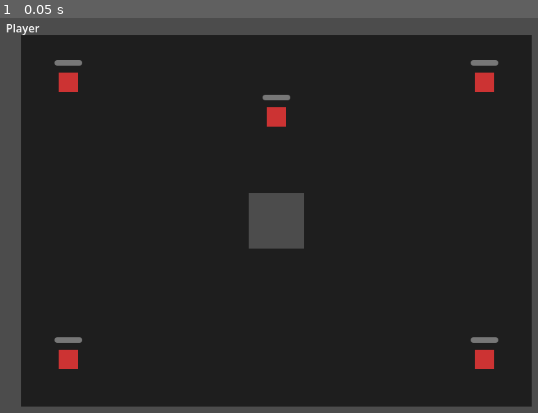
Above: before the commit, frame 1.
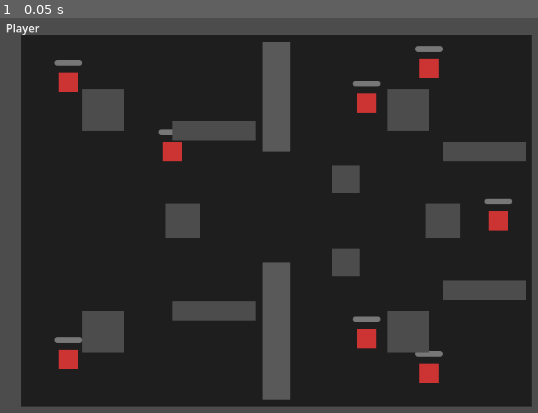
Above: after the commit, the same moment.

Repository: moklem/Roge-Like
Game: Godot game, scene res://scenes/Game.tscn
Two runs of this game, one before a commit and one after it. Both use one fixed random seed, a clock stepped at 60 frames per second and the inputs below. This scene is started directly instead of the project's main scene.
Inputs:
- Up to frame 1 (0.05 s): no input

The runs differ from the first frame. In frame 1, 15% of the frame differs, in the area x 15-98%, y 6-97%.

Commit message:
Map für interim 2

Diff:
--- a/scenes/Game.gd
+++ b/scenes/Game.gd
@@ -14,7 +14,7 @@
 ## D-13: Revive duration 3-4 seconds (mirrors Player.REVIVE_DURATION)
 const REVIVE_DURATION: float = 3.5
 ## D-19: Max enemies to spawn at game start
-const INITIAL_ENEMY_COUNT: int = 5
+const INITIAL_ENEMY_COUNT: int = 8
 ## Proximity range for revive validation on host
 const REVIVE_PROXIMITY: float = 80.0
 
@@ -31,9 +31,16 @@
 	$PickupSpawner.add_spawnable_scene("res://scenes/pickups/XpOrb.tscn")
 	$PickupSpawner.add_spawnable_scene("res://scenes/pickups/CarPartPickup.tscn")
 
+	# Bake navigation polygon at runtime so new obstacles are properly carved out
+	call_deferred("_bake_navigation")
 	if multiplayer.is_server():
 		_spawn_all_players()   # existing
 		_spawn_enemies()       # CMBT-03: D-19 fixed spawn points, 3-5 enemies
+
+func _bake_navigation() -> void:
+	var nav := get_node_or_null("Room1/NavigationRegion2D")
+	if nav:
+		nav.bake_navigation_polygon(false)
 
 # ==============================================================================
 # PLAYER SPAWNING (existing — unchanged)
--- a/scenes/Game.tscn
+++ b/scenes/Game.tscn
@@ -18,8 +18,23 @@
 [sub_resource type="RectangleShape2D" id="RectangleShape2D_v"]
 size = Vector2(32, 600)
 
-[sub_resource type="RectangleShape2D" id="RectangleShape2D_obs"]
-size = Vector2(80, 80)
+[sub_resource type="RectangleShape2D" id="RectShp_divT"]
+size = Vector2(40, 158)
+
+[sub_resource type="RectangleShape2D" id="RectShp_divB"]
+size = Vector2(40, 198)
+
+[sub_resource type="RectangleShape2D" id="RectShp_60"]
+size = Vector2(60, 60)
+
+[sub_resource type="RectangleShape2D" id="RectShp_50"]
+size = Vector2(50, 50)
+
+[sub_resource type="RectangleShape2D" id="RectShp_40"]
+size = Vector2(40, 40)
+
+[sub_resource type="RectangleShape2D" id="RectShp_hwall"]
+size = Vector2(120, 28)
 
 [node name="Game" type="Node2D" unique_id=1590491663]
 script = ExtResource("1_game")
@@ -40,13 +55,13 @@
 [node name="SpawnPoints" type="Node2D" parent="Room1" unique_id=1642807479]
 
 [node name="Spawn1" type="Marker2D" parent="Room1/SpawnPoints" unique_id=106775121]
-position = Vector2(400, 300)
+position = Vector2(200, 300)
 
 [node name="Spawn2" type="Marker2D" parent="Room1/SpawnPoints" unique_id=1666777724]
-position = Vector2(350, 300)
+position = Vector2(180, 260)
 
 [node name="Spawn3" type="Marker2D" parent="Room1/SpawnPoints" unique_id=308491681]
-position = Vector2(450, 300)
+position = Vector2(220, 340)
 
 [node name="WallTop" type="StaticBody2D" parent="Room1" unique_id=122560596]
 position = Vector2(400, 16)
@@ -94,16 +109,159 @@
 
 [node name="Entities" type="Node2D" parent="Room1" unique_id=956877230]
 
-[node name="ObstacleCenter" type="StaticBody2D" parent="Room1" unique_id=357153136]
-position = Vector2(400, 300)
-collision_mask = 0
-
-[node name="CollisionShape2D" type="CollisionShape2D" parent="Room1/ObstacleCenter" unique_id=2090159146]
-shape = SubResource("RectangleShape2D_obs")
-
-[node name="Visual" type="Polygon2D" parent="Room1/ObstacleCenter" unique_id=84647790]
-color = Color(0.3, 0.3, 0.3, 1)
-polygon = PackedVector2Array(-40, -40, 40, -40, 40, 40, -40, 40)
+[node name="DividerTop" type="StaticBody2D" parent="Room1" unique_id=2000000001]
+position = Vector2(400, 121)
+collision_mask = 0
+
+[node name="CollisionShape2D" type="CollisionShape2D" parent="Room1/DividerTop" unique_id=2000000002]
+shape = SubResource("RectShp_divT")
+
+[node name="Visual" type="Polygon2D" parent="Room1/DividerTop" unique_id=2000000003]
+color = Color(0.35, 0.35, 0.35, 1)
+polygon = PackedVector2Array(-20, -79, 20, -79, 20, 79, -20, 79)
+
+[node name="DividerBottom" type="StaticBody2D" parent="Room1" unique_id=2000000004]
+position = Vector2(400, 459)
+collision_mask = 0
+
+[node name="CollisionShape2D" type="CollisionShape2D" parent="Room1/DividerBottom" unique_id=2000000005]
+shape = SubResource("RectShp_divB")
+
+[node name="Visual" type="Polygon2D" parent="Room1/DividerBottom" unique_id=2000000006]
+color = Color(0.35, 0.35, 0.35, 1)
+polygon = PackedVector2Array(-20, -99, 20, -99, 20, 99, -20, 99)
+
+[node name="ObstNW" type="StaticBody2D" parent="Room1" unique_id=2000000007]
+position = Vector2(150, 140)
+collision_mask = 0
+
+[node name="CollisionShape2D" type="CollisionShape2D" parent="Room1/ObstNW" unique_id=2000000008]
+shape = SubResource("RectShp_60")
+
+[node name="Visual" type="Polygon2D" parent="Room1/ObstNW" unique_id=2000000009]
+color = Color(0.3, 0.3, 0.3, 1)
+polygon = PackedVector2Array(-30, -30, 30, -30, 30, 30, -30, 30)
+
+[node name="ObstSW" type="StaticBody2D" parent="Room1" unique_id=2000000010]
+position = Vector2(150, 460)
+collision_mask = 0
+
+[node name="CollisionShape2D" type="CollisionShape2D" parent="Room1/ObstSW" unique_id=2000000011]
+shape = SubResource("RectShp_60")
+
+[node name="Visual" type="Polygon2D" parent="Room1/ObstSW" unique_id=2000000012]
+color = Color(0.3, 0.3, 0.3, 1)
+polygon = PackedVector2Array(-30, -30, 30, -30, 30, 30, -30, 30)
+
+[node name="ObstCL" type="StaticBody2D" parent="Room1" unique_id=2000000013]
+position = Vector2(265, 300)
+collision_mask = 0
+
+[node name="CollisionShape2D" type="CollisionShape2D" parent="Room1/ObstCL" unique_id=2000000014]
+shape = SubResource("RectShp_50")
+
+[node name="Visual" type="Polygon2D" parent="Room1/ObstCL" unique_id=2000000015]
+color = Color(0.3, 0.3, 0.3, 1)
+polygon = PackedVector2Array(-25, -25, 25, -25, 25, 25, -25, 25)
+
+[node name="CoverL1" type="StaticBody2D" parent="Room1" unique_id=2000000034]
+position = Vector2(310, 170)
+collision_mask = 0
+
+[node name="CollisionShape2D" type="CollisionShape2D" parent="Room1/CoverL1" unique_id=2000000035]
+shape = SubResource("RectShp_hwall")
+
+[node name="Visual" type="Polygon2D" parent="Room1/CoverL1" unique_id=2000000036]
+color = Color(0.3, 0.3, 0.3, 1)
+polygon = PackedVector2Array(-60, -14, 60, -14, 60, 14, -60, 14)
+
+[node name="CoverL2" type="StaticBody2D" parent="Room1" unique_id=2000000037]
+position = Vector2(310, 430)
+collision_mask = 0
+
+[node name="CollisionShape2D" type="CollisionShape2D" parent="Room1/CoverL2" unique_id=2000000038]
+shape = SubResource("RectShp_hwall")
+
+[node name="Visual" type="Polygon2D" parent="Room1/CoverL2" unique_id=2000000039]
+color = Color(0.3, 0.3, 0.3, 1)
+polygon = PackedVector2Array(-60, -14, 60, -14, 60, 14, -60, 14)
+
+[node name="ObstNE" type="StaticBody2D" parent="Room1" unique_id=2000000016]
+position = Vector2(590, 140)
+collision_mask = 0
+
+[node name="CollisionShape2D" type="CollisionShape2D" parent="Room1/ObstNE" unique_id=2000000017]
+shape = SubResource("RectShp_60")
+
+[node name="Visual" type="Polygon2D" parent="Room1/ObstNE" unique_id=2000000018]
+color = Color(0.3, 0.3, 0.3, 1)
+polygon = PackedVector2Array(-30, -30, 30, -30, 30, 30, -30, 30)
+
+[node name="ObstSE" type="StaticBody2D" parent="Room1" unique_id=2000000019]
+position = Vector2(590, 460)
+collision_mask = 0
+
+[node name="CollisionShape2D" type="CollisionShape2D" parent="Room1/ObstSE" unique_id=2000000020]
+shape = SubResource("RectShp_60")
+
+[node name="Visual" type="Polygon2D" parent="Room1/ObstSE" unique_id=2000000021]
+color = Color(0.3, 0.3, 0.3, 1)
+polygon = PackedVector2Array(-30, -30, 30, -30, 30, 30, -30, 30)
+
+[node name="ObstCR" type="StaticBody2D" parent="Room1" unique_id=2000000022]
+position = Vector2(640, 300)
+collision_mask = 0
+
+[node name="CollisionShape2D" type="CollisionShape2D" parent="Room1/ObstCR" unique_id=2000000023]
+shape = SubResource("RectShp_50")
+
+[node name="Visual" type="Polygon2D" parent="Room1/ObstCR" unique_id=2000000024]
+color = Color(0.3, 0.3, 0.3, 1)
+polygon = PackedVector2Array(-25, -25, 25, -25, 25, 25, -25, 25)
+
+[node name="ObstPassN" type="StaticBody2D" parent="Room1" unique_id=2000000025]
+position = Vector2(500, 240)
+collision_mask = 0
+
+[node name="CollisionShape2D" type="CollisionShape2D" parent="Room1/ObstPassN" unique_id=2000000026]
+shape = SubResource("RectShp_40")
+
+[node name="Visual" type="Polygon2D" parent="Room1/ObstPassN" unique_id=2000000027]
+color = Color(0.3, 0.3, 0.3, 1)
+polygon = PackedVector2Array(-20, -20, 20, -20, 20, 20, -20, 20)
+
+[node name="ObstPassS" type="StaticBody2D" parent="Room1" unique_id=2000000028]
+position = Vector2(500, 360)
+collision_mask = 0
+
+[node name="CollisionShape2D" type="CollisionShape2D" parent="Room1/ObstPassS" unique_id=2000000029]
+shape = SubResource("RectShp_40")
+
+[node name="Visual" type="Polygon2D" parent="Room1/ObstPassS" unique_id=2000000030]
+color = Color(0.3, 0.3, 0.3, 1)
+polygon = PackedVector2Array(-20, -20, 20, -20, 20, 20, -20, 20)
+
+[node name="CoverR1" type="StaticBody2D" parent="Room1" unique_id=2000000040]
+position = Vector2(700, 200)
+collision_mask = 0
+
+[node name="CollisionShape2D" type="CollisionShape2D" parent="Room1/CoverR1" unique_id=2000000041]
+shape = SubResource("RectShp_hwall")
+
+[node name="Visual" type="Polygon2D" parent="Room1/CoverR1" unique_id=2000000042]
+color = Color(0.3, 0.3, 0.3, 1)
+polygon = PackedVector2Array(-60, -14, 60, -14, 60, 14, -60, 14)
+
+[node name="CoverR2" type="StaticBody2D" parent="Room1" unique_id=2000000043]
+position = Vector2(700, 400)
+collision_mask = 0
+
+[node name="CollisionShape2D" type="CollisionShape2D" parent="Room1/CoverR2" unique_id=2000000044]
+shape = SubResource("RectShp_hwall")
+
+[node name="Visual" type="Polygon2D" parent="Room1/CoverR2" unique_id=2000000045]
+color = Color(0.3, 0.3, 0.3, 1)
+polygon = PackedVector2Array(-60, -14, 60, -14, 60, 14, -60, 14)
 
 [node name="EnemySpawnPoints" type="Node2D" parent="Room1" unique_id=444940128]
 
@@ -111,16 +269,25 @@
 position = Vector2(100, 100)
 
 [node name="ESpawn2" type="Marker2D" parent="Room1/EnemySpawnPoints" unique_id=1471998986]
-position = Vector2(700, 100)
+position = Vector2(100, 500)
 
 [node name="ESpawn3" type="Marker2D" parent="Room1/EnemySpawnPoints" unique_id=1401336536]
-position = Vector2(100, 500)
+position = Vector2(250, 200)
 
 [node name="ESpawn4" type="Marker2D" parent="Room1/EnemySpawnPoints" unique_id=1829667278]
-position = Vector2(700, 500)
+position = Vector2(620, 80)
 
 [node name="ESpawn5" type="Marker2D" parent="Room1/EnemySpawnPoints" unique_id=1114534836]
-position = Vector2(400, 150)
+position = Vector2(620, 520)
+
+[node name="ESpawn6" type="Marker2D" parent="Room1/EnemySpawnPoints" unique_id=2000000031]
+position = Vector2(720, 300)
+
+[node name="ESpawn7" type="Marker2D" parent="Room1/EnemySpawnPoints" unique_id=2000000032]
+position = Vector2(530, 130)
+
+[node name="ESpawn8" type="Marker2D" parent="Room1/EnemySpawnPoints" unique_id=2000000033]
+position = Vector2(530, 470)
 
 [node name="HUD" type="CanvasLayer" parent="." unique_id=1971261314]
 
--- a/scenes/weapons/WeaponManager.gd
+++ b/scenes/weapons/WeaponManager.gd
@@ -13,7 +13,7 @@
 ]
 
 ## Set true to skip screws auto-fire and start with a random weapon for testing.
-const DEBUG_WEAPON_TEST: bool = true
+const DEBUG_WEAPON_TEST: bool = false
 
 ## D-02: weapon_id → int (always 1 at unlock in Phase 4; Phase 6 card picks increment this)
 var unlocked_weapons: Array[String] = []
Not shown, added: GAME_OVERVIEW.md
